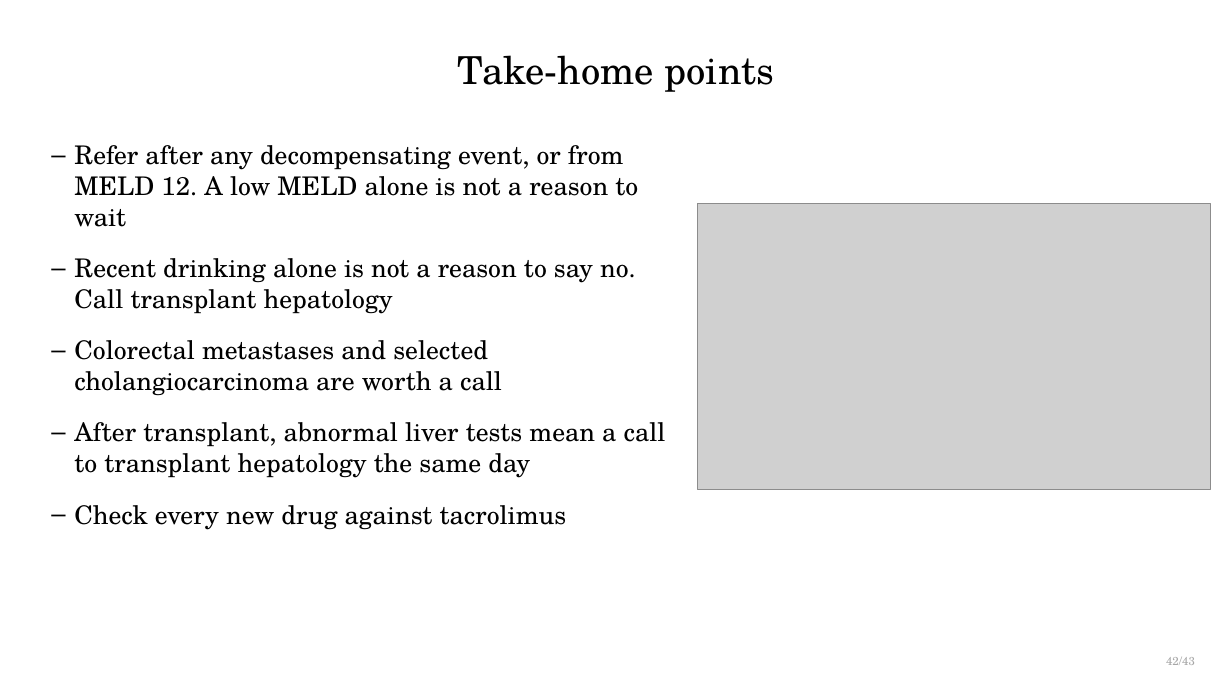
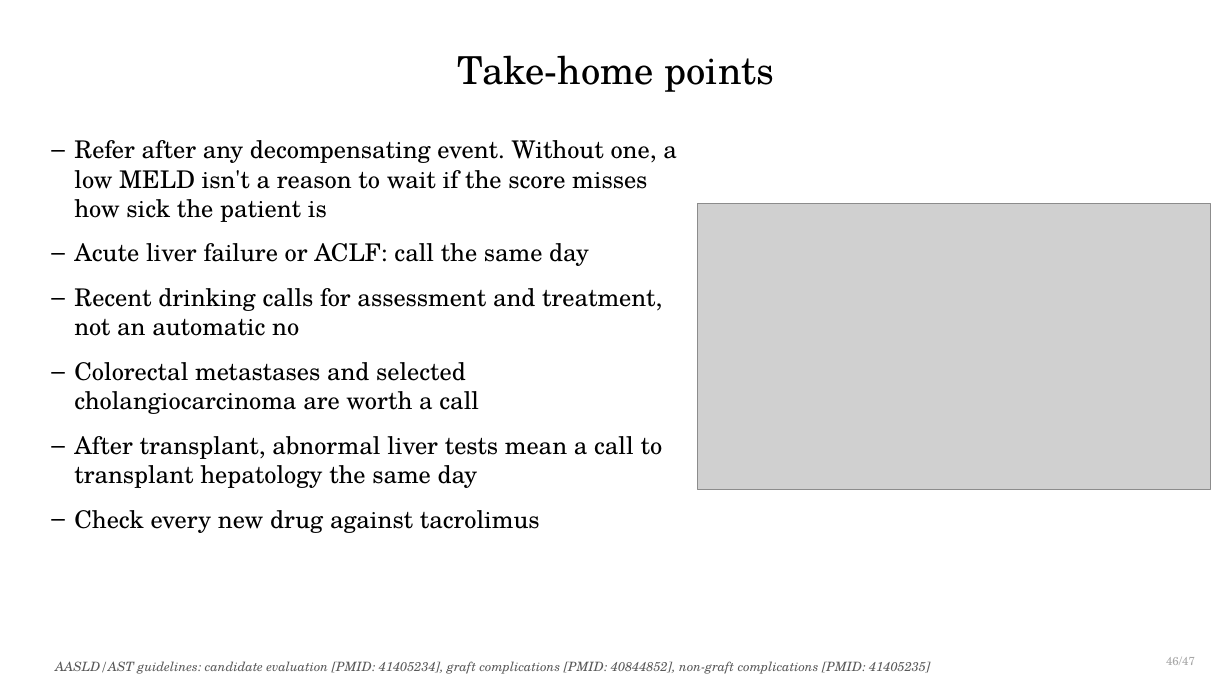
Before and after one commit to qaddodi/mohammad-almeqdadi-lectures, a slide deck: slide 48 of lectures/liver-transplant-grand-rounds-mmc-2026/Liver Transplantation When to Refer and Whats New.pptx (slide 44 before the commit). Drawn at 1232x693 pixels with LibreOffice and Linux fonts; fonts in the diff are those of the drawing; grey boxes stand for pictures. Boxes give left, top, right and bottom in pixels: in the first picture for what was removed or moved away, otherwise in the second. Text is boxed around its words. In the diff, an @@ line names an element or a change of style, - is before the commit and + after.

```diff
--- a/lectures/liver-transplant-grand-rounds-mmc-2026/Liver Transplantation When to Refer and Whats New.pptx
+++ b/lectures/liver-transplant-grand-rounds-mmc-2026/Liver Transplantation When to Refer and Whats New.pptx
@@ text at (x1=74, y1=140, x2=677, y2=336): text changed; size 20 to 19 pt @@
-– Refer after any decompensating event, or from MELD 12. A low MELD alone is not a reason to wait
-– Recent drinking alone is not a reason to say no. Call transplant hepatology
+– Refer after any decompensating event. Without one, a low MELD isn't a reason to wait if the score misses how sick the patient is
+– Acute liver failure or ACLF: call the same day
+– Recent drinking calls for assessment and treatment, not an automatic no
@@ text at (x1=74, y1=362, x2=663, y2=533): size 20 to 19 pt in "Colorectal metastases and selected cholangiocarcinoma are wo ...", "After transplant, abnormal liver tests mean a ...", "Check every new drug against tacrolimus"; less space between paragraphs @@
@@ text at (x1=1166, y1=657, x2=1195, y2=665): text changed @@
-42/43
+46/47
@@ text added at (x1=55, y1=661, x2=930, y2=674), 10 pt, text #595959, italic @@
+AASLD/AST guidelines: candidate evaluation [PMID: 41405234], graft complications [PMID: 40844852], non-graft complications [PMID: 41405235]
```
Also in this commit, not shown: 44 other slides changed, 6 slides added, 1 slide removed, 10 other files.
